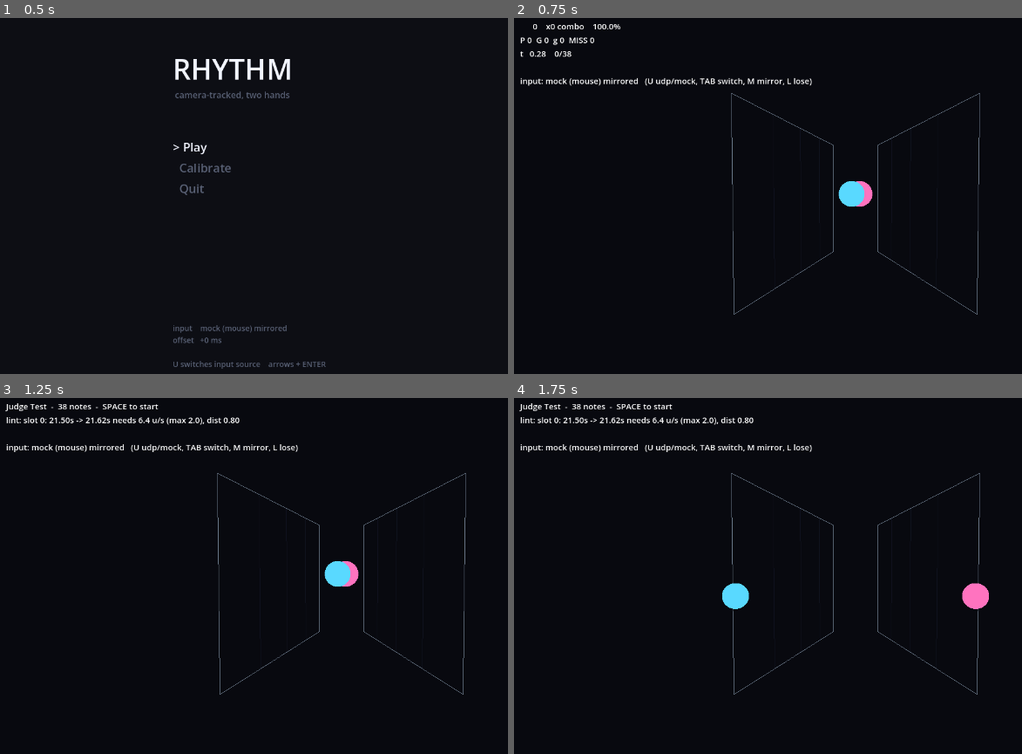
Above: before the commit, frames 1-4 (two rows, left to right).
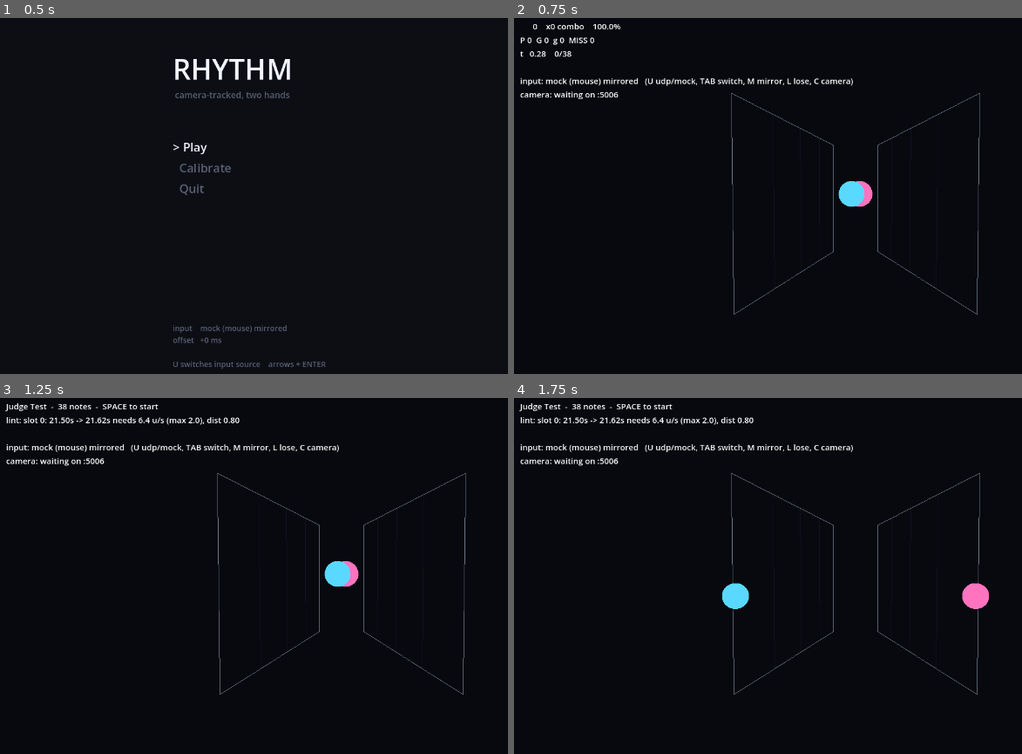
Above: after the commit, the same moments.

Repository: bigpeppermf/rhythmgame
Game: Godot game, scene res://scenes/main.tscn
The game is run twice, just before and just after one commit, with the same random seed, the same clock (stepped at 60 frames per second) and the same inputs.
Inputs (mouse positions are in pixels of both pictures, inside the frame that each line leads up to):
- Up to frame 1 (0.5 s): no input
- Up to frame 2 (0.75 s): tap Enter (ui_accept) at 0.5 s; move the mouse to (1006, 185) at 0.52 s; hold Up from 0.53 s (still down); tap C at 0.6 s
- Up to frame 3 (1.25 s): keep holding Up; tap Enter (ui_accept) at 0.77 s
- Up to frame 4 (1.75 s): tap Enter (ui_accept) at 1.25, 1.52 s; move the mouse to (717, 604) at 1.27 s; release Up at 1.28 s; hold Down from 1.28 s (still down); tap C at 1.35 s

Frame 1 is identical in both runs. In frame 2, 0.3% of the frame differs, in the area x 1-67%, y 16-23%; in frame 3, 0.3%, in the area x 1-67%, y 13-20%; in frame 4, 0.3%.

Commit message:
Connect the vision module to the game, and add an optional self-view
Two mismatches kept the halves from talking. The vision module sends on 5005
and the game listened on 9000; and the game required a "v" field the sender
never wrote, so every packet was silently discarded. The game now listens on
5005, treats an absent "v" as 1 - that being the version which predates the
field - and the sender states it explicitly from now on. Their key-set test
was asserting the old shape and is updated.

tools/vision_bridge_check.py drives the game through the real encoder in
vision/udp_protocol.py rather than a hand-written stand-in, so the thing under
test is what the tracker actually emits. tests/bridge_test.tscn asserts the
game receives it: 60 pps, no drops, both hands moving.

The self-view is a second channel on its own socket, deliberately. Hand
observations have a latency budget and a JPEG does not, so sharing a socket
would put kilobytes on the one path that has to stay fast. The camera runner
sends the hand packet first and the preview only with what is left; the
preview is throttled to 15 fps, costs 0.12 ms an encode, and fails silently
when nobody is listening.

This walks back 'the camera feed is never displayed' only halfway. That rule
existed to avoid registering camera space against game space. A mirror
registers nothing, so the alignment problem stays solved.

Diff:
--- /dev/null
+++ b/game/input/camera_preview.gd
@@ -0,0 +1,93 @@
+class_name CameraPreview
+extends Node
+## Receives the optional camera self-view from the vision module.
+##
+## Deliberately its own socket and its own node, with no connection to
+## HandState. The preview is a mirror for the player, not an input: if it is
+## slow, lossy or entirely absent, nothing about gameplay changes. Keeping the
+## two apart is what guarantees that.
+##
+## Wire format: one datagram, raw JPEG bytes, no header. Newest wins - there is
+## nothing to reassemble and nothing to acknowledge. See vision/preview.py.
+
+signal frame_received
+
+## Must match vision/preview.py DEFAULT_PORT.
+const PORT := 5006
+## No frame for this long and we treat the preview as gone.
+const TIMEOUT := 1.0
+
+var texture: ImageTexture = null
+var connected: bool = false
+var frames: int = 0
+var fps: float = 0.0
+
+var _udp := PacketPeerUDP.new()
+var _image := Image.new()
+var _last_rx := 0.0
+var _count := 0
+var _window := 0.0
+var _decode_failures := 0
+
+
+func _ready() -> void:
+	var err: int = _udp.bind(PORT, "127.0.0.1")
+	if err != OK:
+		# Not fatal. A missing preview is a missing convenience.
+		push_warning("CameraPreview: could not bind port %d (err %d); preview disabled"
+			% [PORT, err])
+		set_process(false)
+
+
+func _exit_tree() -> void:
+	_udp.close()
+
+
+func _process(delta: float) -> void:
+	var now: float = Time.get_ticks_usec() / 1_000_000.0
+	var newest := PackedByteArray()
+
+	# Drain and keep only the last. Decoding every queued frame would spend
+	# time drawing images the player will never see.
+	while _udp.get_available_packet_count() > 0:
+		newest = _udp.get_packet()
+
+	_window += delta
+	if _window >= 0.5:
+		fps = _count / _window
+		_count = 0
+		_window = 0.0
+
+	if newest.is_empty():
+		if connected and now - _last_rx > TIMEOUT:
+			connected = false
+		return
+
+	if _image.load_jpg_from_buffer(newest) != OK:
+		_decode_failures += 1
+		return
+
+	if texture == null:
+		texture = ImageTexture.create_from_image(_image)
+	else:
+		# update() reuses the GPU texture; set_image() would reallocate it
+		# every frame.
+		# ImageTexture reports Vector2, Image reports Vector2i, so compare the
+		# dimensions rather than the vectors.
+		if texture.get_width() != _image.get_width() \
+				or texture.get_height() != _image.get_height():
+			texture.set_image(_image)
+		else:
+			texture.update(_image)
+
+	connected = true
+	_last_rx = now
+	frames += 1
+	_count += 1
+	frame_received.emit()
+
+
+func status() -> String:
+	if not connected:
+		return "camera: waiting on :%d" % PORT
+	return "camera: %.0f fps" % fps
--- a/game/input/udp_hand_source.gd
+++ b/game/input/udp_hand_source.gd
@@ -7,7 +7,8 @@
 ## backlog means we are rendering the past, and a stale frame is always
 ## better than a late one.
 
-const PORT := 9000
+## Must match vision/udp_protocol.py DEFAULT_PORT.
+const PORT := 5005
 const PROTOCOL_VERSION := 1
 ## No packet for this long and we consider the producer gone.
 const TIMEOUT := 0.5
@@ -59,7 +60,10 @@
 			_mark_all_lost(hands)
 		return
 
-	if int(newest.get("v", -1)) != PROTOCOL_VERSION:
+	# A packet with no "v" is v1 by definition - that is the version that
+	# predates the field. Rejecting it would mean the game silently ignores a
+	# sender that is, in every other respect, speaking the protocol correctly.
+	if int(newest.get("v", PROTOCOL_VERSION)) != PROTOCOL_VERSION:
 		if not _bad_version_warned:
 			push_error("UdpHandSource: protocol v%s, expected v%d" %
 				[newest.get("v", "?"), PROTOCOL_VERSION])
--- a/game/scenes/play_3d.gd
+++ b/game/scenes/play_3d.gd
@@ -26,6 +26,9 @@
 var _hud: Label
 var _cam: Camera3D
 var _outro := -1.0
+var _preview: CameraPreview
+var _preview_rect: TextureRect
+var _preview_frame: Panel
 
 
 func _ready() -> void:
@@ -39,6 +42,7 @@
 	field.skin = skin
 	add_child(field)
 	_build_hud()
+	_build_preview(skin)
 
 	judge = Judge.new()
 	add_child(judge)
@@ -81,11 +85,66 @@
 	layer.add_child(_hud)
 
 
+## The self-view sits in the gap between the two panels - the one part of the
+## frame the game never draws in - so it costs no gameplay real estate.
+func _build_preview(skin: GameSkin) -> void:
+	_preview = CameraPreview.new()
+	add_child(_preview)
+	if not skin.show_preview:
+		return
+
+	var layer := CanvasLayer.new()
+	layer.layer = -1        # behind the HUD text
+	add_child(layer)
+
+	_preview_frame = Panel.new()
+	var sb := StyleBoxFlat.new()
+	sb.bg_color = Color(0, 0, 0, 0)
+	sb.set_border_width_all(1)
+	sb.border_color = skin.preview_border
+	sb.set_corner_radius_all(3)
+	_preview_frame.add_theme_stylebox_override("panel", sb)
+	_preview_frame.mouse_filter = Control.MOUSE_FILTER_IGNORE
+	layer.add_child(_preview_frame)
+
+	_preview_rect = TextureRect.new()
+	_preview_rect.expand_mode = TextureRect.EXPAND_IGNORE_SIZE
+	_preview_rect.stretch_mode = TextureRect.STRETCH_KEEP_ASPECT_CENTERED
+	_preview_rect.modulate = Color(1, 1, 1, skin.preview_opacity)
+	_preview_rect.mouse_filter = Control.MOUSE_FILTER_IGNORE
+	layer.add_child(_preview_rect)
+
+
+func _layout_preview() -> void:
+	if _preview_rect == null:
+		return
+	var vis: bool = _preview.texture != null
+	_preview_rect.visible = vis
+	_preview_frame.visible = vis
+	if not vis:
+		return
+	var skin: GameSkin = field.skin
+	var screen: Vector2 = get_viewport().get_visible_rect().size
+	var h: float = screen.y * skin.preview_height
+	var aspect: float = float(_preview.texture.get_width()) / maxf(_preview.texture.get_height(), 1)
+	var size := Vector2(h * aspect, h)
+	var at := Vector2((screen.x - size.x) * 0.5, (screen.y - size.y) * 0.5)
+	_preview_rect.position = at
+	_preview_rect.size = size
+	_preview_rect.texture = _preview.texture
+	_preview_frame.position = at
+	_preview_frame.size = size
+
+
 func _unhandled_key_input(event: InputEvent) -> void:
 	if not (event is InputEventKey and event.pressed and not event.echo):
 		return
 	match event.keycode:
 		KEY_SPACE: _start()
+		KEY_C:
+			if _preview_rect != null:
+				_preview_rect.visible = not _preview_rect.visible
+				_preview_frame.visible = _preview_rect.visible
 		KEY_ESCAPE: quit_to_menu.emit()
 		KEY_U:
 			if HandState.source is UdpHandSource:
@@ -111,6 +170,7 @@
 		field.sync(chart, now)
 	else:
 		field.sync(null, now)
+	_layout_preview()
 	_update_hud()
 	_check_finished(_delta)
 
@@ -152,5 +212,8 @@
 		lines.append("t %6.2f    %d/%d" % [
 			Conductor.judge_time(), score.judged, chart.notes.size()])
 	lines.append("")
-	lines.append("input: %s   (U udp/mock, TAB switch, M mirror, L lose)" % HandState.source_name())
+	lines.append("input: %s   (U udp/mock, TAB switch, M mirror, L lose, C camera)"
+		% HandState.source_name())
+	if _preview != null:
+		lines.append(_preview.status())
 	_hud.text = "\n".join(lines)
--- /dev/null
+++ b/game/tests/bridge_test.gd
@@ -0,0 +1,42 @@
+extends Node
+## Verifies the game receives what the real vision encoder produces.
+## Start tools/vision_bridge_check.py first, then run this.
+
+var _t := 0.0
+var _seen := 0
+var _moved := false
+var _first := Vector2.ZERO
+var _preview: CameraPreview
+
+
+func _ready() -> void:
+	HandState.use_udp()
+	_preview = CameraPreview.new()
+	add_child(_preview)
+	print("hands on :%d   preview on :%d" % [UdpHandSource.PORT, CameraPreview.PORT])
+
+
+func _process(delta: float) -> void:
+	_t += delta
+	var src: UdpHandSource = HandState.source
+	if src.connected:
+		if _seen == 0:
+			_first = HandState.hands[0].pos
+		_seen += 1
+		if HandState.hands[0].pos.distance_to(_first) > 0.05:
+			_moved = true
+	if _t > 4.0:
+		# The preview is optional by design, so it is reported but never
+		# allowed to fail the bridge.
+		var ok := src.connected and _seen > 60 and _moved
+		print("connected=%s  frames=%d  seq=%d  dropped=%d  pps=%.0f" %
+			[src.connected, _seen, src.last_seq, src.dropped, src.packets_per_sec])
+		print("hand0 pos=%s conf=%.2f state=%d" %
+			[HandState.hands[0].pos, HandState.hands[0].conf, HandState.hands[0].state])
+		print("hand1 pos=%s conf=%.2f" % [HandState.hands[1].pos, HandState.hands[1].conf])
+		print("moving=%s" % _moved)
+		print("preview: connected=%s frames=%d fps=%.0f size=%s" % [
+			_preview.connected, _preview.frames, _preview.fps,
+			_preview.texture.get_size() if _preview.texture != null else "none"])
+		print("\n%s" % ("BRIDGE OK" if ok else "BRIDGE FAILED"))
+		get_tree().quit(0 if ok else 1)
--- /dev/null
+++ b/game/tests/bridge_test.tscn
@@ -0,0 +1,4 @@
+[gd_scene load_steps=2 format=3]
+[ext_resource type="Script" path="res://tests/bridge_test.gd" id="1"]
+[node name="BridgeTest" type="Node"]
+script = ExtResource("1")
--- a/game/visual/game_skin.gd
+++ b/game/visual/game_skin.gd
@@ -44,6 +44,15 @@
 @export var ui_accent := Color(0.50, 1.00, 0.70)
 @export var ui_warn := Color(1.00, 0.82, 0.45)
 
+@export_group("Camera preview")
+## The self-view the vision module can stream. Costs nothing when absent.
+@export var show_preview := true
+## Height as a fraction of the window. The preview sits in the gap between the
+## two panels, which is otherwise empty space.
+@export_range(0.05, 0.6) var preview_height := 0.26
+@export_range(0.0, 1.0) var preview_opacity := 0.85
+@export var preview_border := Color(0.55, 0.62, 0.78, 0.35)
+
 @export_group("Scenes")
 ## Each must extend NoteView.
 @export var tap_scene: PackedScene
Not shown, added: game/input/camera_preview.gd.uid
Not shown, added: game/tests/bridge_test.gd.uid
Not shown, changed: PROTOCOL.md
Not shown, changed: tools/mock_sender.py
Not shown, added: tools/vision_bridge_check.py
Not shown, added: vision/preview.py
Not shown, changed: vision/test_udp.py
Not shown, changed: vision/udp_protocol.py
Not shown, changed: vision/vertical_demo.py
